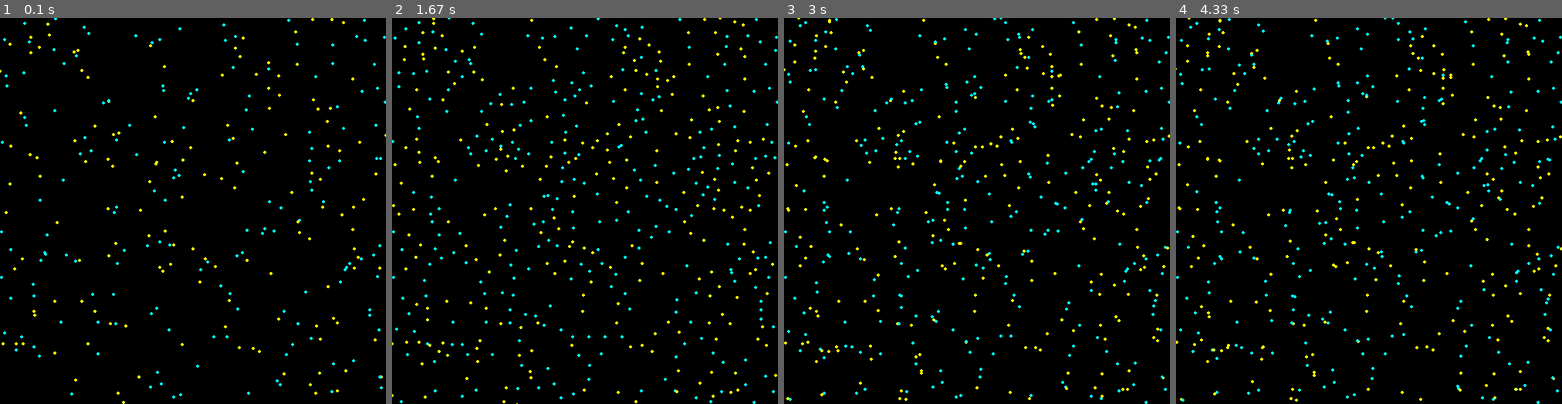
Above: before the commit, frames 1-4 (left to right).
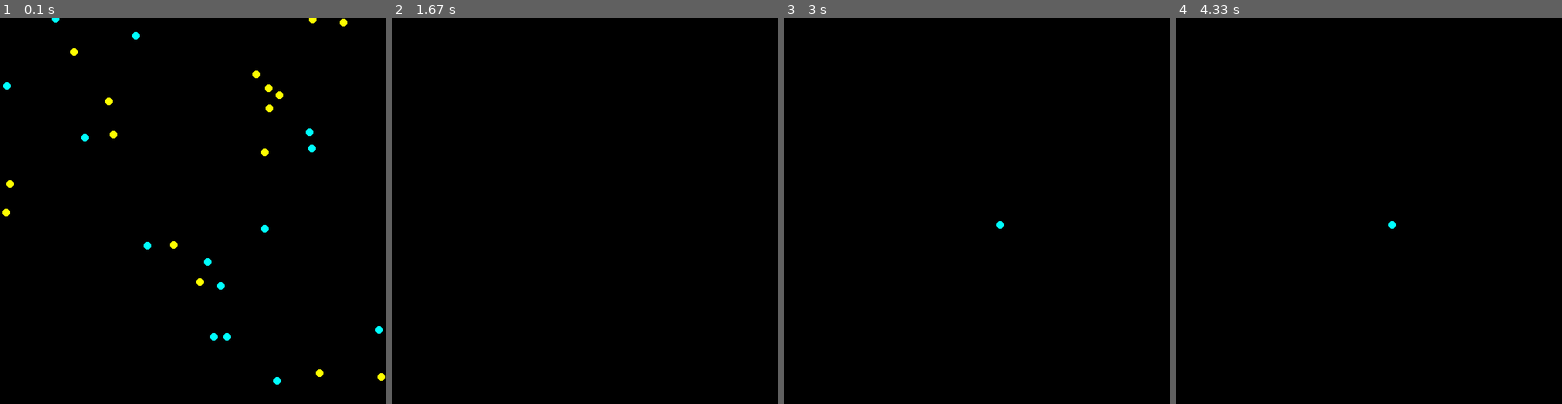
Above: after the commit, the same moments.

Repository: Nikhil-Singla/the-dev-dossier
Game: pygame game, started from game_dev/lifeSystemProgramming.py
Two runs of this game, one before a commit and one after it. Both use one fixed random seed, a clock stepped at 60 frames per second and the inputs below.
Inputs (mouse positions are in pixels of both pictures, inside the frame that each line leads up to):
- Up to frame 1 (0.1 s): no input
- Up to frame 2 (1.67 s): tap S at 0.33 s; press the mouse at (642, 75) at 0.7 s; move the mouse to (685, 211) at 0.8 s; release the mouse at (727, 346) at 0.93 s
- Up to frame 3 (3 s): no input
- Up to frame 4 (4.33 s): no input

The runs differ from the first frame. In frame 1, 2.0% of the frame differs, in the area x 0-100%, y 0-100%; in frame 2, 2.4%; in frame 3, 2.4%; in frame 4, 2.4%.

Commit message:
Movement but very unnatural

Diff:
--- a/game_dev/lifeSystemProgramming.py
+++ b/game_dev/lifeSystemProgramming.py
@@ -26,7 +26,8 @@
 
 list_P = []
 radius = 15
-particleCap = 500
+particleCap = 50
+sizeCircle = 5
 
 class funcTimer():
     def __init__(self):
@@ -53,6 +54,13 @@
         dx /= dist ## Unit Vector Form of X Cordinate
         dy /= dist ## Unit Vector Form of Y Cordiate
         diff = radius - dist ## Difference between
+        if dist < 5:
+            g *= -1
+
+        if self.x <= 0 or self.x >= 500:
+            self.x = 250 + (self.x * 0.1)
+        if self.y <= 0 or self.y >= 500:
+            self.y = 250 + (self.y * 0.1)
         ## In Vector Theory, Finding v / |v| and then using this unit vector and adding it to base one.
         if diff > 0:
         ## Attraction Force with gravity when g > 0
@@ -94,7 +102,7 @@
     global g
     for i in range(len(list)):
         for j in range(len(list)):
-            list[i].push(list[j].coords, 20, g)
+            list[i].push(list[j].coords, 500, g)
     g *= -1
 
 
@@ -122,24 +130,24 @@
             screen.fill(background)                 ## Reset print Screen
             for p in list_P:
                 p.push(pos, radius)                ## Update the points list with the new points away from mouse by a fixed radius
-                pygame.draw.circle(screen, p.col, (p.x, p.y), 2) ## Draw the new points
+                pygame.draw.circle(screen, p.col, (p.x, p.y), sizeCircle) ## Draw the new points
 
     if len(list_P) < particleCap: ## Max Cap on particle count
         list_P += create(int(particleCap/10), [yellow, aqua])
 
     if moveFunc == True:
-        if(runTimer.run(1000)):
+        if(runTimer.run(200)):
             move(list_P)
             screen.fill(background)
             for particle in list_P:
-                pygame.draw.circle(screen, particle.col, (particle.x, particle.y), 2) ## Drawing board of particles per frame
+                pygame.draw.circle(screen, particle.col, (particle.x, particle.y), sizeCircle) ## Drawing board of particles per frame
     else:
         for particle in list_P:
-            pygame.draw.circle(screen, particle.col, (particle.x, particle.y), 2) ## Drawing board of particles per frame
+            pygame.draw.circle(screen, particle.col, (particle.x, particle.y), sizeCircle) ## Drawing board of particles per frame
 
     #for particle in list_P:
             #move(list_P, list_P, 0.1)
-            #pygame.draw.circle(screen, particle.col, (particle.x, particle.y), 2)
+            #pygame.draw.circle(screen, particle.col, (particle.x, particle.y), sizeCircle)
 
     pygame.display.flip() ## Update the content of the entire display
     timer.tick(frameRate) ## Tick at the specified framerate
